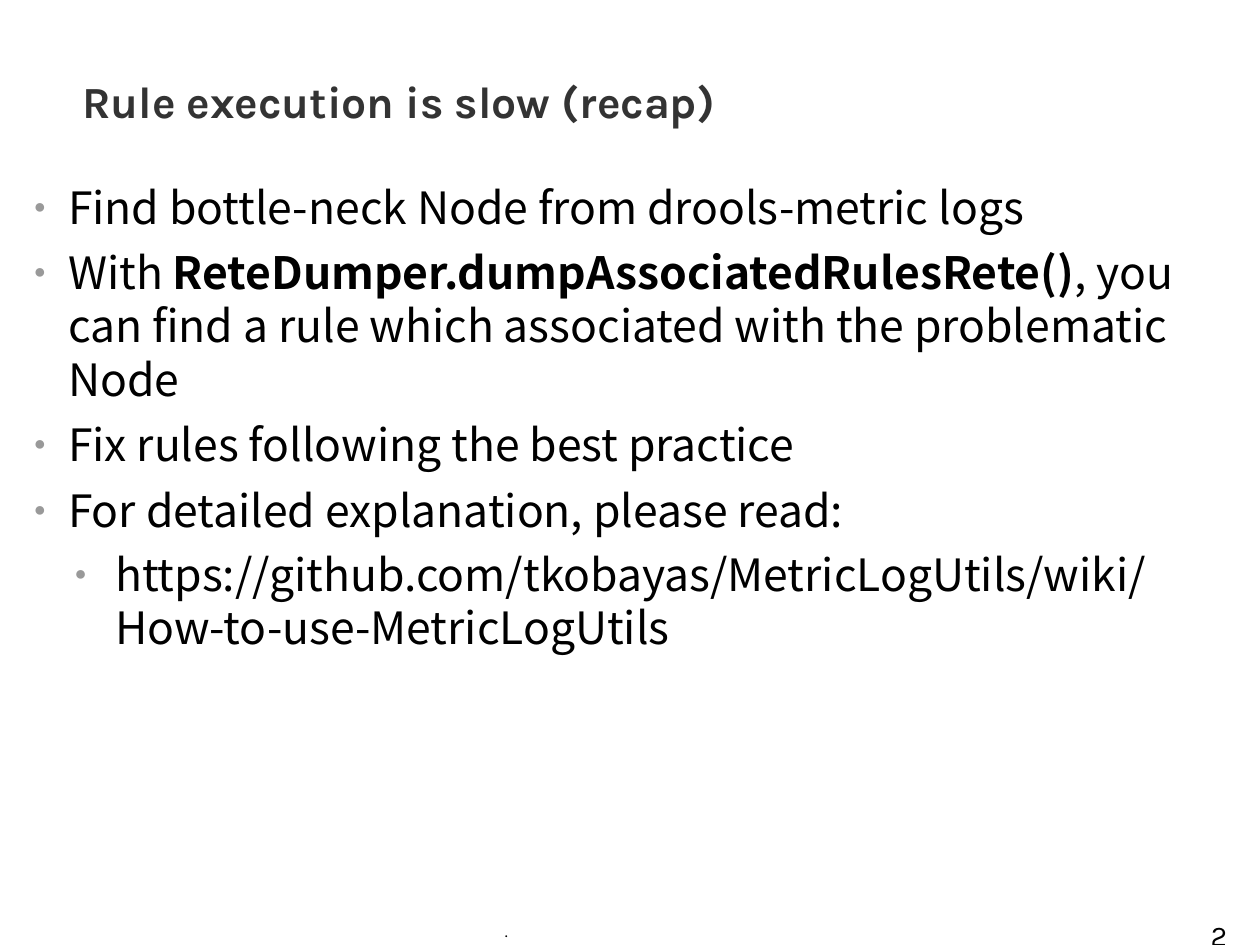
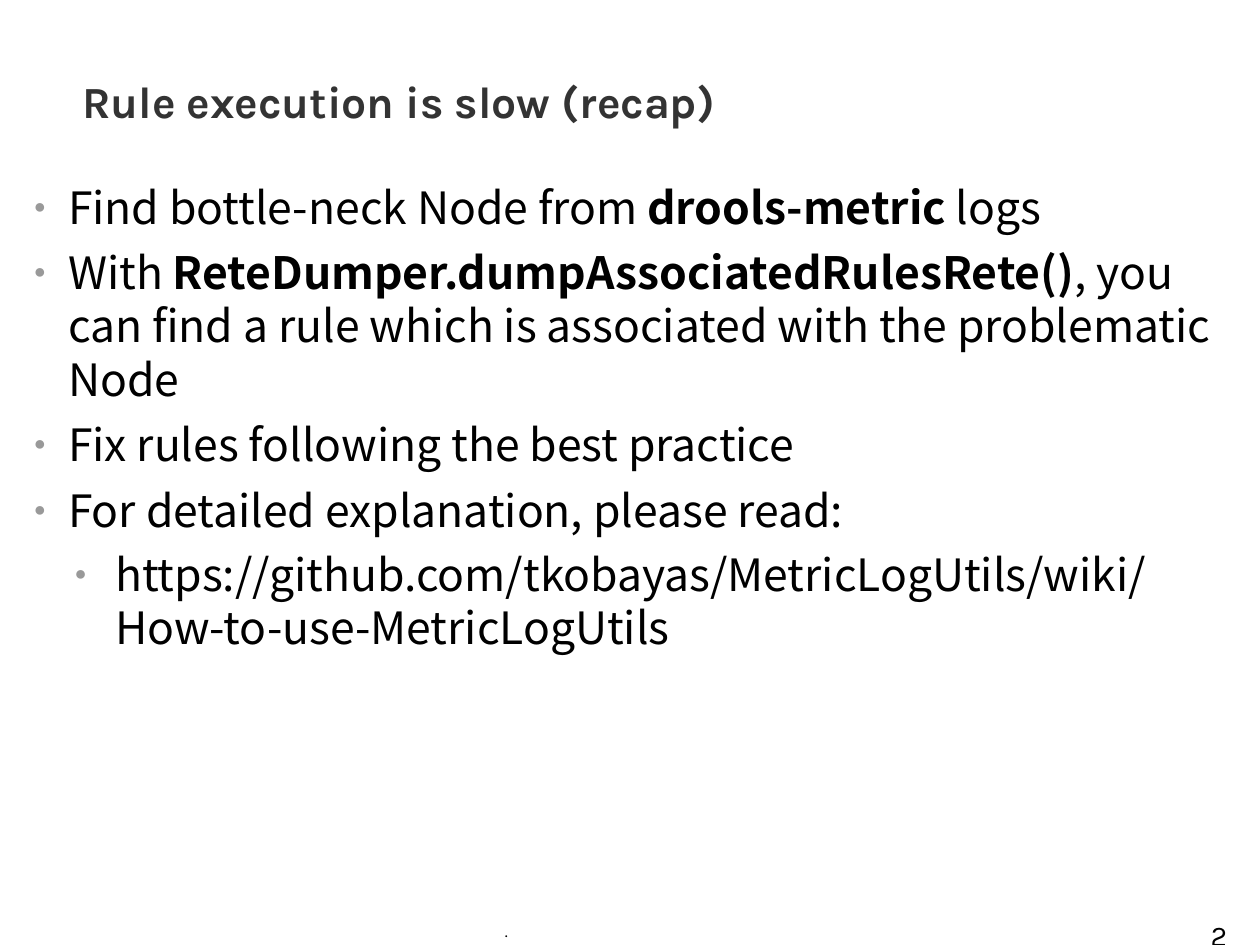
Before and after one commit to tkobayas/kie-live, a slide deck: slide 22 of 2021_Drools_trouble_shooting.odp (slide 21 before the commit). Drawn at 1260x945 pixels with LibreOffice and Linux fonts; fonts in the diff are those of the drawing; background and template pictures are left out. Boxes give left, top, right and bottom in pixels: in the first picture for what was removed or moved away, otherwise in the second. Text is boxed around its words. In the diff, an @@ line names an element or a change of style, - is before the commit and + after.

Commit message:
- drools-metric

```diff
--- a/2021_Drools_trouble_shooting.odp
+++ b/2021_Drools_trouble_shooting.odp
@@ text at (68,188,1041,235): bold on in "drools-metric" @@
@@ text at (68,252,1210,397): text changed @@
-● With ReteDumper.dumpAssociatedRulesRete(), you can find a rule which associated with the problematic Node
+● With ReteDumper.dumpAssociatedRulesRete(), you can find a rule which is associated with the problematic Node
```
Also in this commit, not shown: 7 other slides changed, 1 slide added, 30 other files.
